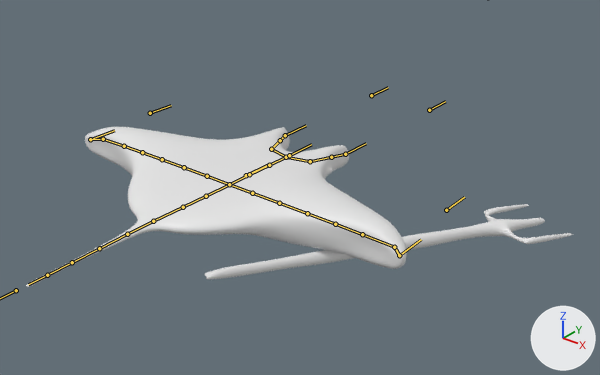
The Blender file asset/manta.blend as it was, and as the next commit left it.
Before and after are seen from a camera (50 mm lens) standing at (3.98, -4.43, 2.74) and looking at (0.57, -0.17, 0.1). The lights are fixed; the arrows at lower right show +X, +Y and +Z. The bones that bend it are drawn over the model as lines.

In view in the first picture: 'GEOM', 'trident'.
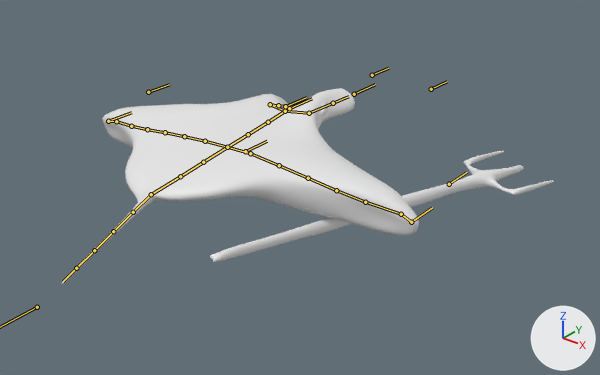
The newer file adds an action. The first version stands in its rest pose; the second is drawn at frame 20 of the action 'idle-cycle'.

Where the change shows, as pixel boxes [x1, y1, x2, y2] in the pictures (600 x 375 px):
'GEOM', posed (6% narrower, 22% taller)
    before: [26, 127, 407, 287]
    after: [62, 88, 419, 284]
'trident', posed (7% narrower, 47% taller)
    before: [204, 204, 573, 279]
    after: [210, 151, 554, 262]
bone 'RootMotion', root to tip
    before: (246, 175) to (267, 165)
    after: (245, 151) to (267, 141)
bone 'wing.R.IK', root to tip
    before: (399, 255) to (421, 239)
    after: (411, 222) to (432, 207)
bone 'wing.L.IK', root to tip
    before: (90, 139) to (114, 130)
    after: (108, 121) to (131, 112)
bone 'wing.R.006', root to tip
    before: (362, 234) to (394, 247)
    after: (365, 202) to (401, 214)
bone 'HeadIK', root to tip
    before: (289, 155) to (311, 144)
    after: (289, 108) to (312, 98)
bone 'EarIK.R', root to tip
    before: (345, 154) to (366, 143)
    after: (354, 94) to (375, 84)
bone 'EarIK.L', root to tip
    before: (285, 135) to (306, 125)
    after: (285, 106) to (306, 97)

Patch to the scene script:
```diff
--- a/asset/manta.blend.py
+++ b/asset/manta.blend.py
@@ bone_rootmotion @@
 bone_rootmotion = bpy.data.objects['Armature'].pose.bones['RootMotion']
-bone_rootmotion.location = (0.0, 0.0, 0.0)
+bone_rootmotion.location = (0.0, 0.0, -0.21)
@@ bone_wing_r_ik @@
 bone_wing_r_ik = bpy.data.objects['Armature'].pose.bones['wing.R.IK']  # child of 'RootMotion'
-bone_wing_r_ik.location = (0.0, 0.0, 0.0)
+bone_wing_r_ik.location = (-0.01, 0.11, 0.0)
@@ bone_wing_l_ik @@
 bone_wing_l_ik = bpy.data.objects['Armature'].pose.bones['wing.L.IK']  # child of 'RootMotion'
-bone_wing_l_ik.location = (0.0, 0.0, 0.0)
+bone_wing_l_ik.location = (0.0, 0.21, 0.1)
@@ bone_wing_r_006 @@
 bone_wing_r_006 = bpy.data.objects['Armature'].pose.bones['wing.R.006']  # child of 'wing.R.005'
-bone_wing_r_006.rotation_quaternion = (1.0, 0.0, 0.0, 0.0)  # degrees (0, 0, 0)
+bone_wing_r_006.rotation_quaternion = (0.999, 0.0, 0.041, 0.004)  # degrees (0, 5, 0)
@@ bone_tailik @@
 bone_tailik = bpy.data.objects['Armature'].pose.bones['TailIk']  # child of 'RootMotion'
-bone_tailik.location = (0.0, 0.0, 0.0)
+bone_tailik.location = (-0.37, 0.1, -0.12)
@@ bone_headik @@
 bone_headik = bpy.data.objects['Armature'].pose.bones['HeadIK']  # child of 'RootMotion'
-bone_headik.location = (0.0, 0.0, 0.0)
+bone_headik.location = (0.0, 0.0, -0.2)
@@ bone_earik_r @@
 bone_earik_r = bpy.data.objects['Armature'].pose.bones['EarIK.R']  # child of 'RootMotion'
-bone_earik_r.location = (0.0, 0.0, 0.0)
+bone_earik_r.location = (-0.07, -0.01, -0.34)
@@ bone_earik_l @@
 bone_earik_l = bpy.data.objects['Armature'].pose.bones['EarIK.L']  # child of 'RootMotion'
-bone_earik_l.location = (0.0, 0.0, 0.0)
+bone_earik_l.location = (0.0, 0.01, -0.06)
```
